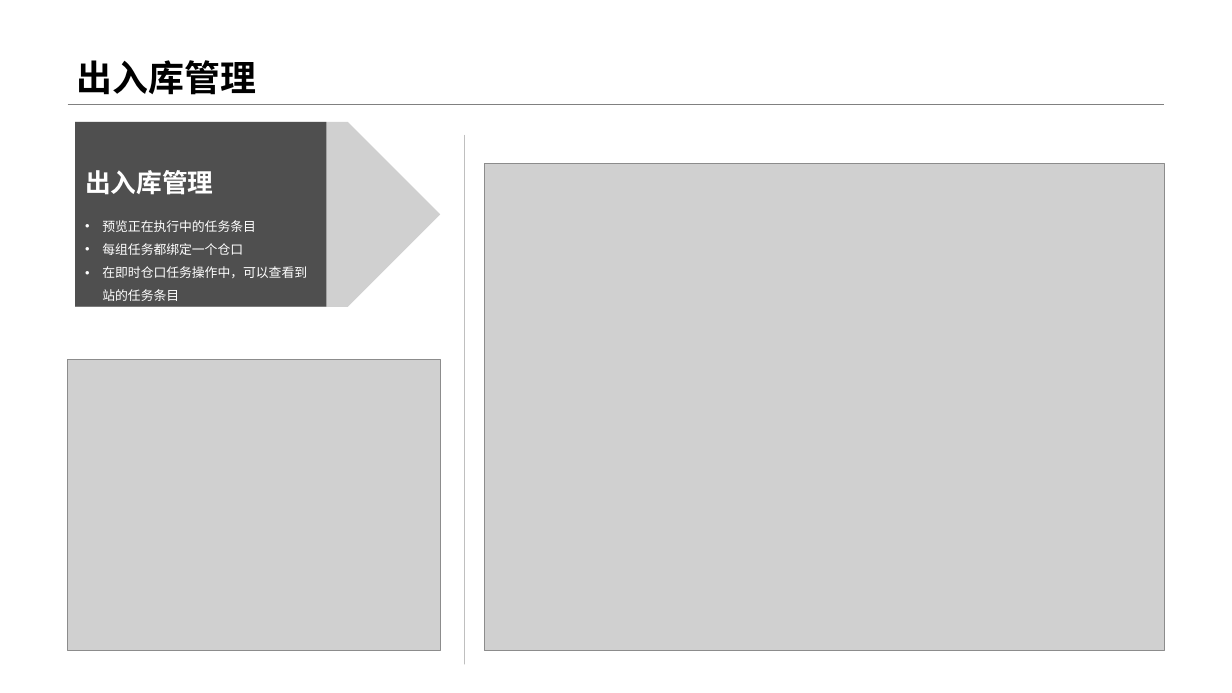
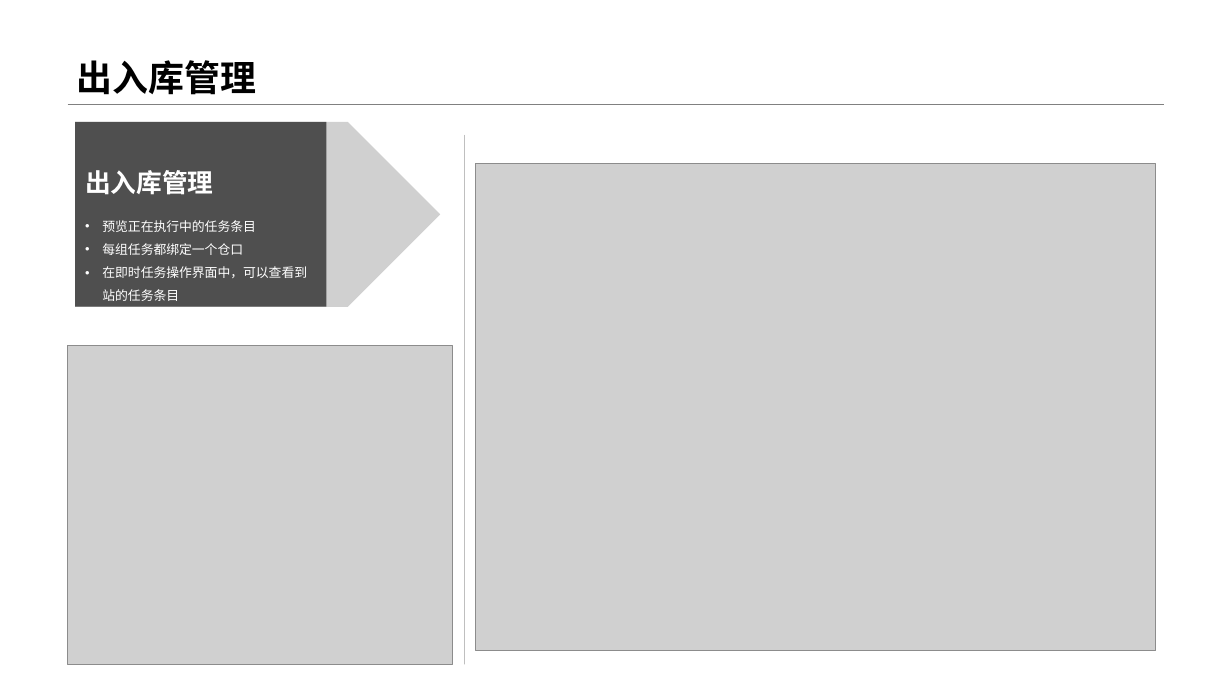
Before and after one commit to Samsuik686/UW, a slide deck: slide 17 of Document/产品发布/产品介绍/UW无人仓库宣传.pptx. Drawn at 1232x693 pixels with LibreOffice and Linux fonts; fonts in the diff are those of the drawing; grey boxes stand for pictures; background and template pictures are left out. Boxes give left, top, right and bottom in pixels: in the first picture for what was removed or moved away, otherwise in the second. Text is boxed around its words. In the diff, an @@ line names an element or a change of style, - is before the commit and + after.

```diff
--- a/Document/产品发布/产品介绍/UW无人仓库宣传.pptx
+++ b/Document/产品发布/产品介绍/UW无人仓库宣传.pptx
@@ picture: place and size @@
-picture at (484, 164, 1165, 651)
+picture at (476, 164, 1156, 651)
@@ text at (102, 266, 307, 301): text changed @@
-• 在即时仓口任务操作中，可以查看到站的任务条目
+• 在即时任务操作界面中，可以查看到站的任务条目
@@ picture: place and size @@
-picture at (67, 360, 440, 652)
+picture at (67, 346, 452, 665)
```
Also in this commit, not shown: 7 other slides changed.
